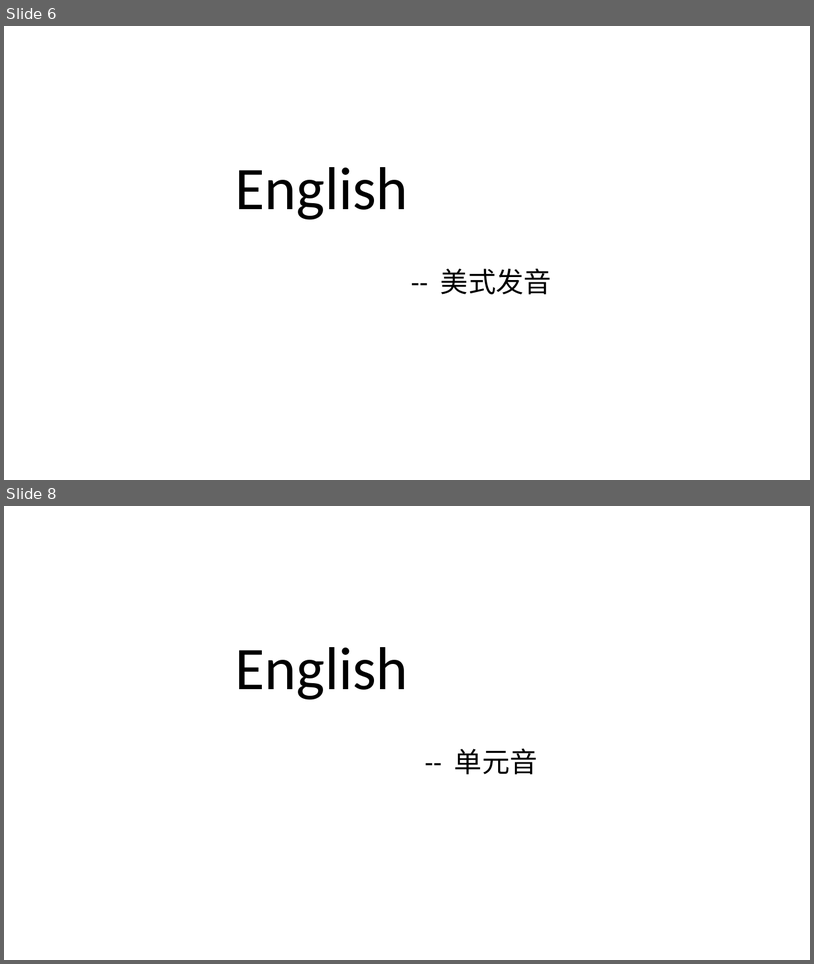
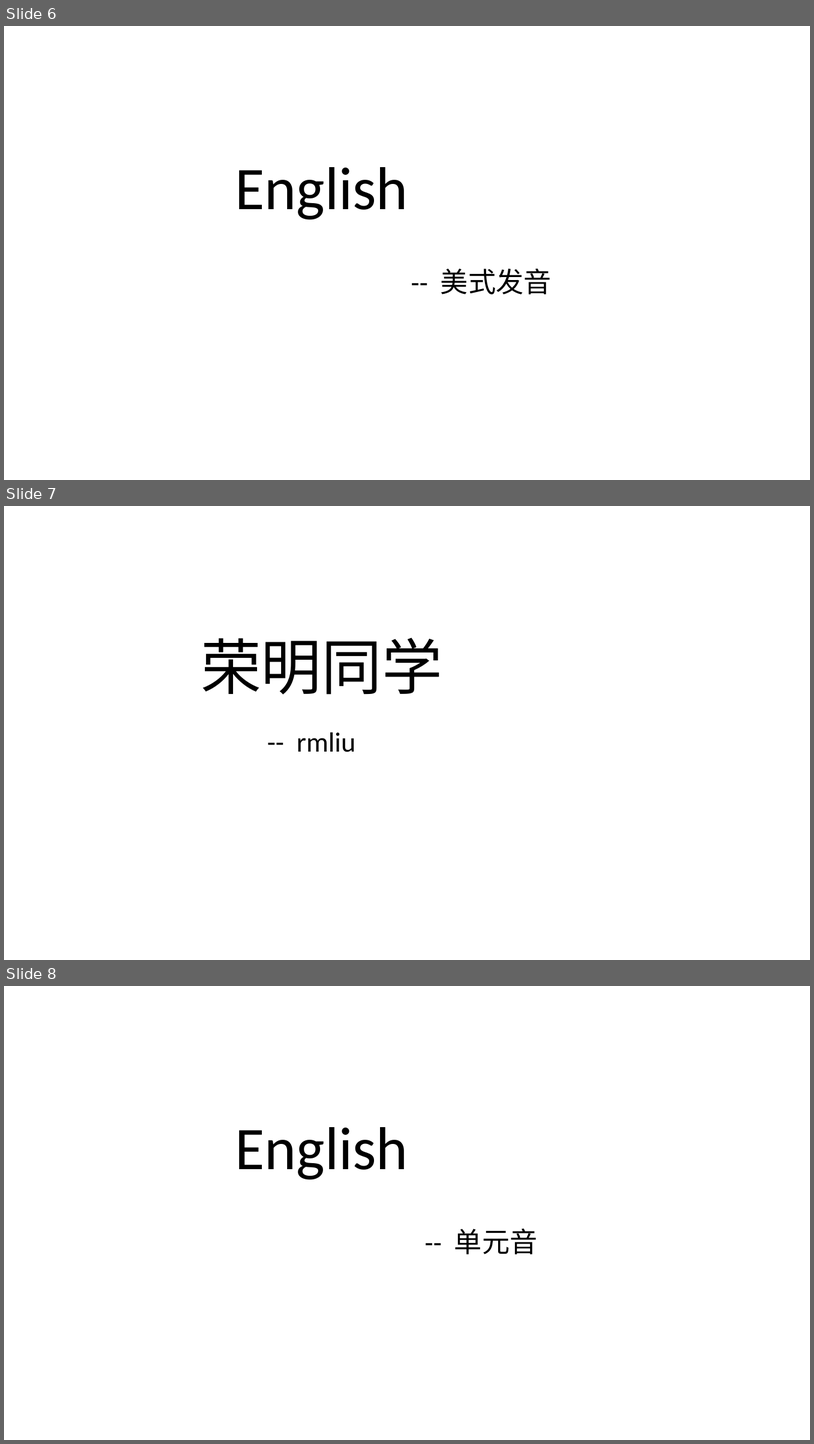
Before and after one commit to Kate-liu/Coder-Working, a slide deck: 9-Self article/标题Deno.pptx. Shown one above the other, each under a label of ours: slides 6 and 8 before the commit, slides 6, 7 and 8 after it; the slides between them are not shown. The pictures are 814x964 and 814x1444 pixels, drawn with LibreOffice and Linux fonts; fonts in the diff are those of the drawing. Boxes give left, top, right and bottom in pixels: in the first picture for what was removed or moved away, otherwise in the second. Text is boxed around its words. In the diff, an @@ line names an element or a change of style, - is before the commit and + after.

```diff
--- a/9-Self article/标题Deno.pptx
+++ b/9-Self article/标题Deno.pptx
@@ slide 7 added at (4, 506, 810, 960), background #FFFFFF @@
@@ title added at (201, 637, 443, 694), 72 pt, text #000000 @@
+荣明同学
@@ subtitle added at (297, 732, 356, 752), 33 pt, text #000000 @@
+-- rmliu
```
Also in this commit, not shown: 1 slide changed, 1 slide removed, 4 other files.
